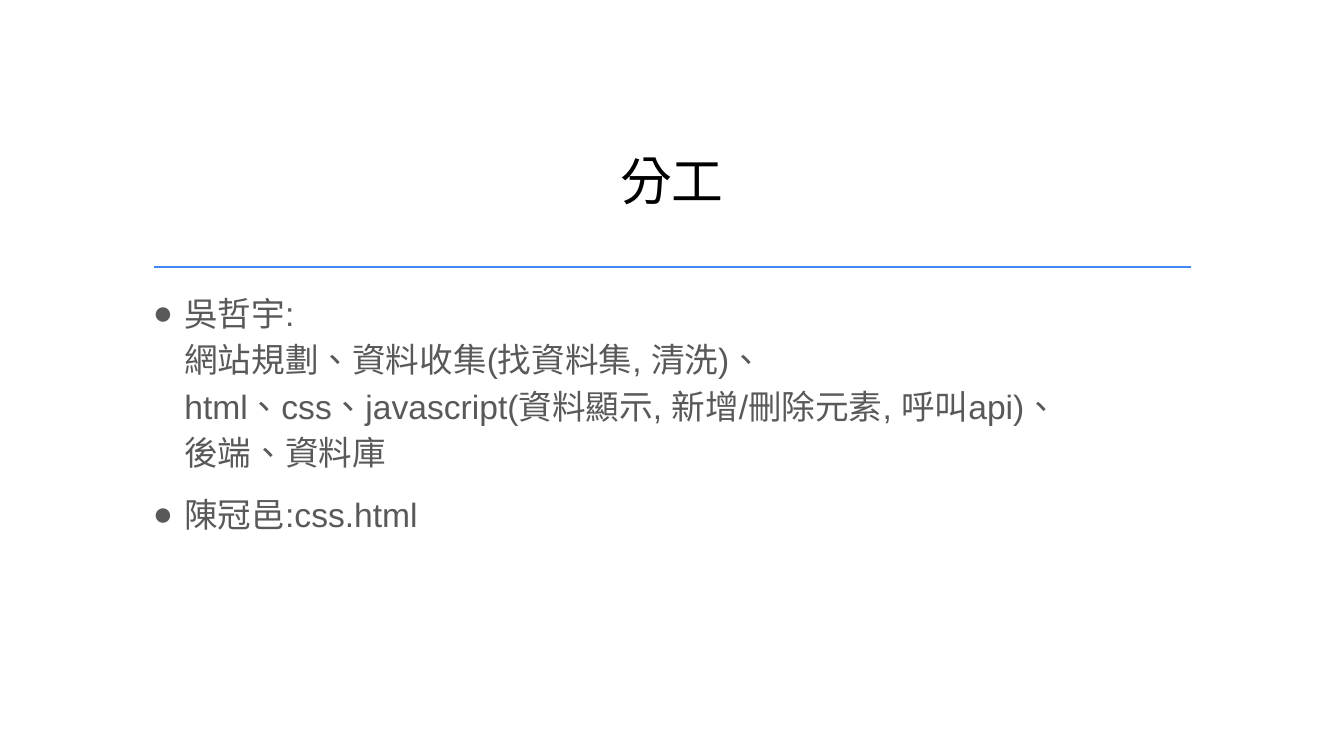
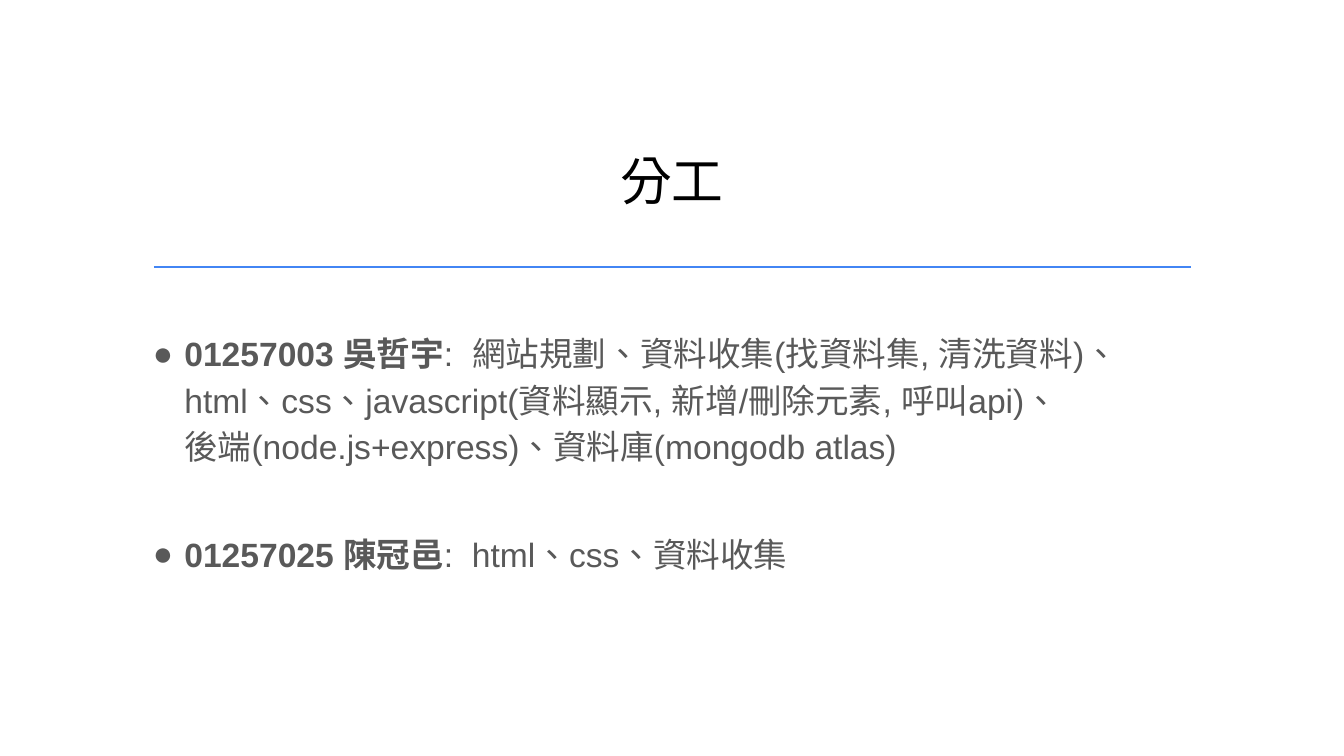
Before and after one commit to Weber0109/final-project, a slide deck: slide 13 of myapp/public/01257003+01257025.pptx (slide 11 before the commit). Drawn at 1344x756 pixels with LibreOffice and Linux fonts; fonts in the diff are those of the drawing. Boxes give left, top, right and bottom in pixels: in the first picture for what was removed or moved away, otherwise in the second. Text is boxed around its words. In the diff, an @@ line names an element or a change of style, - is before the commit and + after.

```diff
--- a/myapp/public/01257003+01257025.pptx
+++ b/myapp/public/01257003+01257025.pptx
@@ text at <box>184,337,1118,373</box>: text changed @@
-● 吳哲宇:
-網站規劃、資料收集(找資料集, 清洗)、
+● 01257003 吳哲宇: 網站規劃、資料收集(找資料集, 清洗資料)、
@@ text at <box>184,431,897,570</box>: text changed @@
-後端、資料庫
-● 陳冠邑:css.html
+後端(node.js+express)、資料庫(mongodb atlas)
+● 01257025 陳冠邑: html、css、資料收集
```
Also in this commit, not shown: 6 other slides changed, 4 slides added, 2 slides removed, 3 other files.
